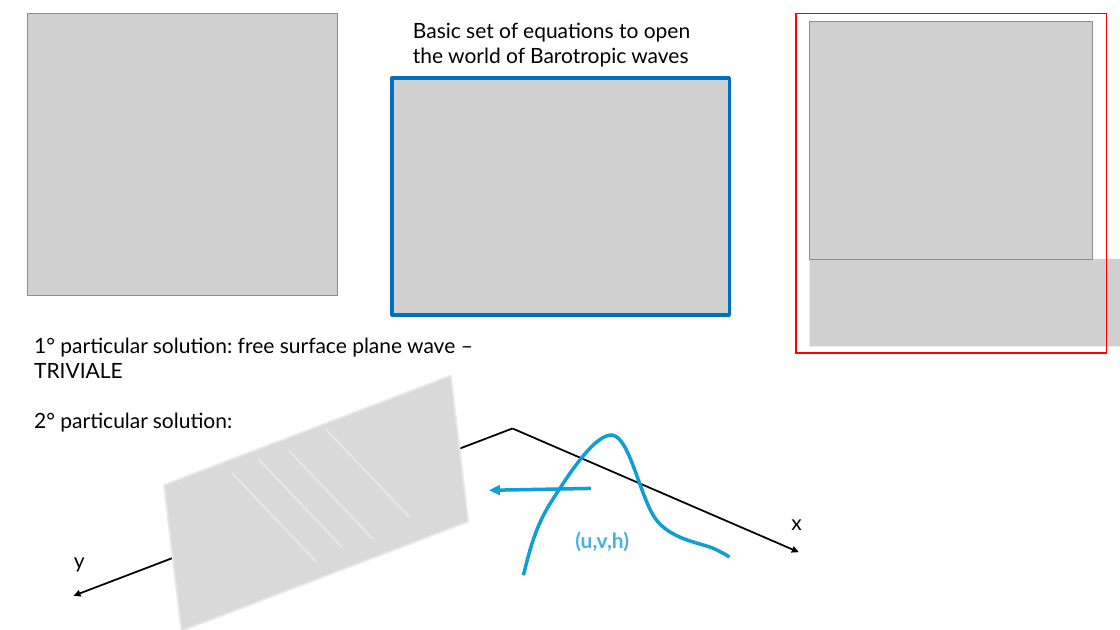
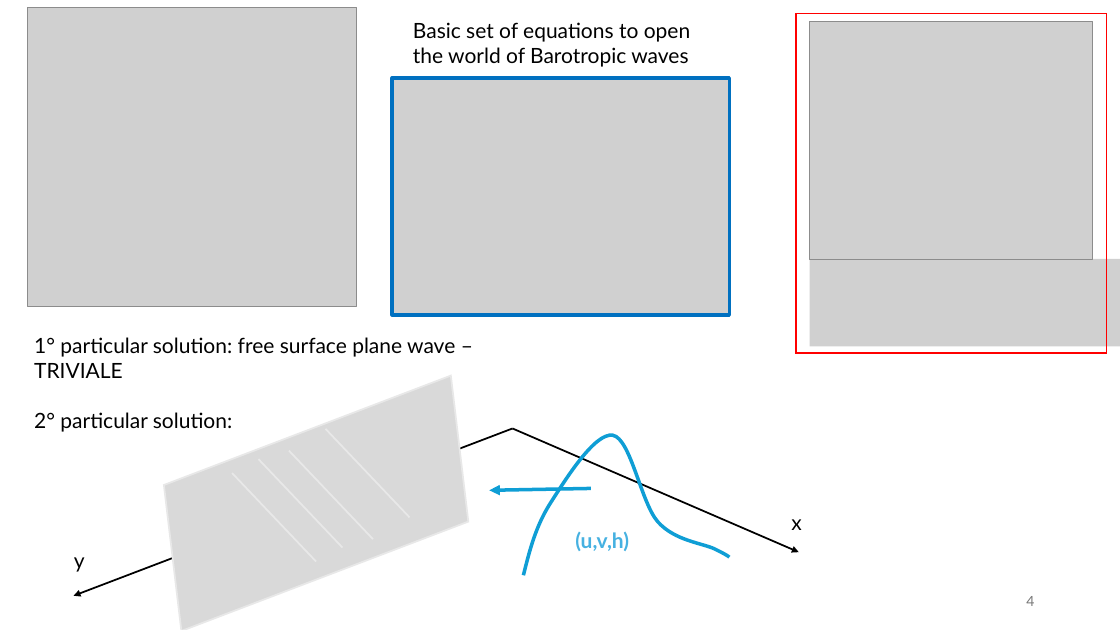
Before and after one commit to meteorologopazzo/meteorologopazzo, a slide deck: slide 4 of waves_presentation/waves.pptx. Drawn at 1120x630 pixels with LibreOffice and Linux fonts; fonts in the diff are those of the drawing; grey boxes stand for pictures. Boxes give left, top, right and bottom in pixels: in the first picture for what was removed or moved away, otherwise in the second. Text is boxed around its words. In the diff, an @@ line names an element or a change of style, - is before the commit and + after.

```diff
--- a/waves_presentation/waves.pptx
+++ b/waves_presentation/waves.pptx
@@ picture: place and size @@
-picture at (27, 13, 338, 296)
+picture at (27, 8, 356, 307)
@@ page number added at (1026, 596, 1034, 606), 12 pt, text #797979 @@
+4
```
Also in this commit, not shown: 15 other slides changed, 8 slides added, 1 slide removed.
